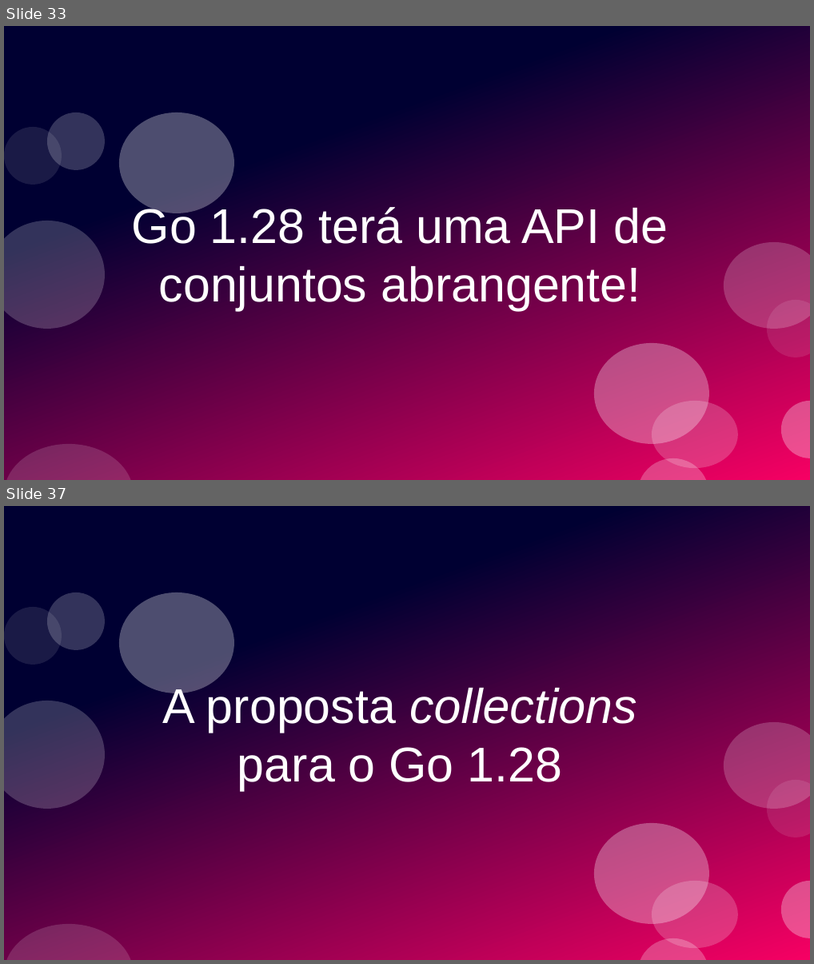
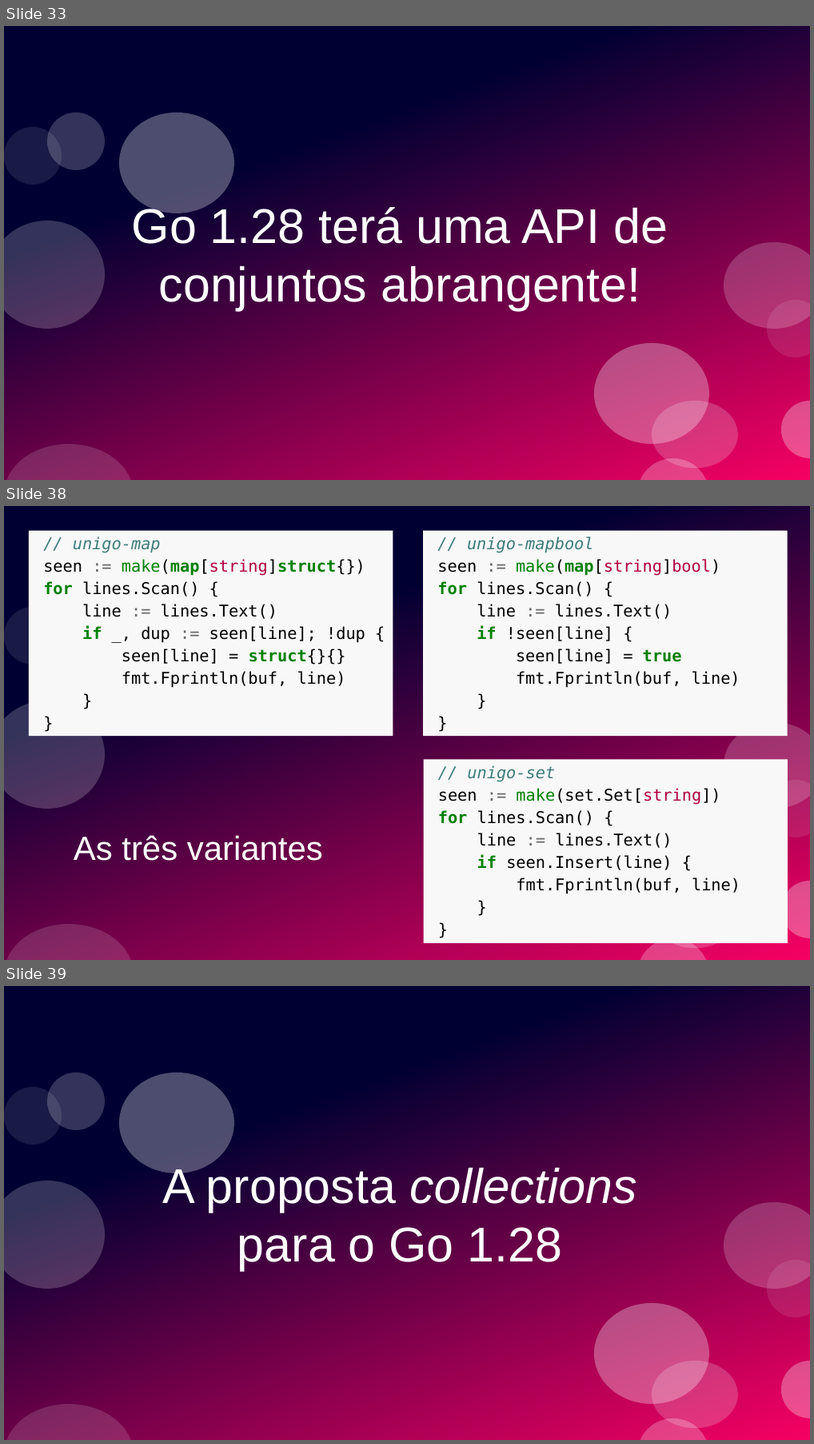
Before and after one commit to ramalho/sets-in-go, a slide deck: conj-em-go1_28.odp. Shown one above the other, each under a label of ours: slides 33 and 37 before the commit, slides 33, 38 and 39 after it; the slides between them are not shown. The pictures are 814x964 and 814x1444 pixels, drawn with LibreOffice and Linux fonts; fonts in the diff are those of the drawing. Boxes give left, top, right and bottom in pixels: in the first picture for what was removed or moved away, otherwise in the second. Text is boxed around its words. In the diff, an @@ line names an element or a change of style, - is before the commit and + after.

```diff
--- a/conj-em-go1_28.odp
+++ b/conj-em-go1_28.odp
@@ slide 38 added at (4,506,810,960), background #FFFFFF; not listed: 9 template elements that a slide beside it also shows @@
@@ text added at (29,531,394,736), fill #F8F8F8, 16 pt, text #000000 @@
+// unigo-map
+seen := make(map[string]struct{})
+for lines.Scan() {
+line := lines.Text()
+if _, dup := seen[line]; !dup {
+seen[line] = struct{}{}
+fmt.Fprintln(buf, line)
+}
+}
@@ text added at (423,531,788,736), fill #F8F8F8, 16 pt, text #000000 @@
+// unigo-mapbool
+seen := make(map[string]bool)
+for lines.Scan() {
+line := lines.Text()
+if !seen[line] {
+seen[line] = true
+fmt.Fprintln(buf, line)
+}
+}
@@ text added at (424,759,789,943), fill #F8F8F8, 16 pt, text #000000 @@
+// unigo-set
+seen := make(set.Set[string])
+for lines.Scan() {
+line := lines.Text()
+if seen.Insert(line) {
+fmt.Fprintln(buf, line)
+}
+}
@@ title added at (74,835,323,860), 33 pt, text #FFFFFF @@
+As três variantes
@@ what was slide 37 is now slide 39 @@
```
Also in this commit, not shown: 5 slides changed, 1 other slide added, 2 other files.
